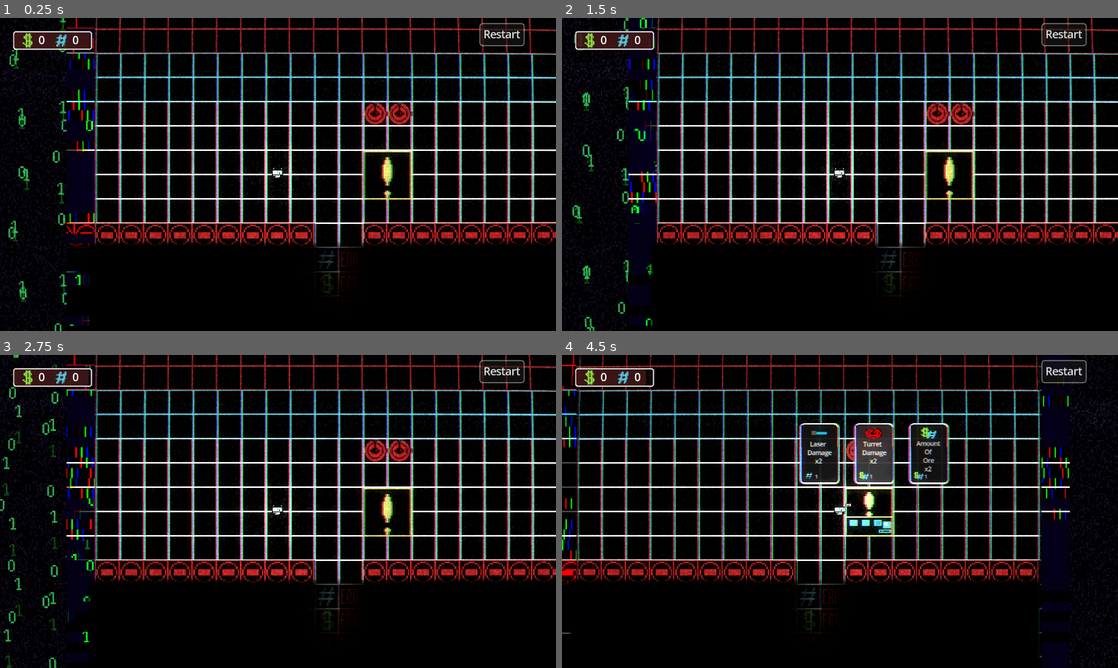
Above: before the commit, frames 1-4 (two rows, left to right).
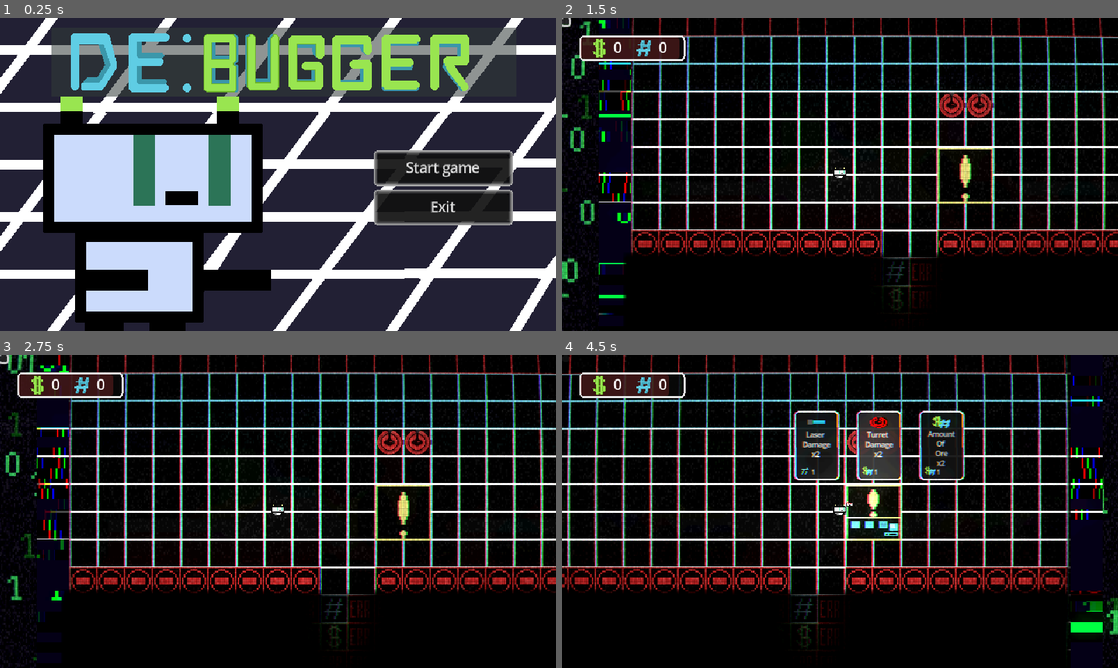
Above: after the commit, the same moments.

Repository: LexMalch/DebagerNew
Game: Godot game, scene res://scene/startsreen/start_screen.tscn
Two runs of this game, one before a commit and one after it. Both use one fixed random seed, a clock stepped at 60 frames per second and the inputs below. Before the commit the project starts from res://scene/main/main.tscn.
Inputs (mouse positions are in pixels of both pictures, inside the frame that each line leads up to; where the layout moved, square brackets give the same spot in the first picture):
- Up to frame 1 (0.25 s): no input
- Up to frame 2 (1.5 s): click "Restart" (after the commit: "Start game") at 0.5 s; click (567, 21) [1062, 33] at 1.25 s
- Up to frame 3 (2.75 s): click (5, 358) [500, 370] at 2 s
- Up to frame 4 (4.5 s): move the mouse to (962, 495) at 2.77 s; press the mouse at (962, 495) at 2.78 s; hold D (right) 2.78-3.5 s; tap 2 (fight_mode) at 2.85 s; release the mouse at (962, 495) at 3.5 s; click "Laser Damage x2" at 3.5 s; click "Turret Damage x2" at 4.25 s

The runs differ from the first frame. In frame 1, 91% of the frame differs, in the area x 0-100%, y 0-100%; in frame 2, 31%; in frame 3, 31%; in frame 4, 32%.

Commit message:
0.7.9

Diff:
--- a/project.godot
+++ b/project.godot
@@ -11,9 +11,13 @@
 [application]
 
 config/name="Debuger"
-run/main_scene="uid://b6nyv11ur5obw"
+run/main_scene="uid://bycweigvc6ki2"
 config/features=PackedStringArray("4.4", "GL Compatibility")
+boot_splash/bg_color=Color(0.217663, 0.21361, 0.429487, 0.8)
+boot_splash/fullsize=false
+boot_splash/image="uid://ohnuesme2d5k"
 config/icon="uid://dsugqpjr2mumg"
+boot_splash/minimum_display_time=30
 
 [autoload]
 
@@ -31,8 +35,7 @@
 window/size/resizable=false
 window/size/window_width_override=1280
 window/size/window_height_override=720
-window/stretch/aspect="ignore"
-window/stretch/scale_mode="integer"
+window/stretch/mode="viewport"
 window/vsync/vsync_mode=0
 
 [global_group]
@@ -122,6 +125,7 @@
 2d_physics/layer_2="Map"
 2d_physics/layer_3="Cave"
 2d_physics/layer_4="Coins"
+2d_physics/layer_5="enemy"
 
 [physics]
 
--- a/scene/feeler/feeler.tscn
+++ b/scene/feeler/feeler.tscn
@@ -103,7 +103,7 @@
 
 [node name="Feeler" type="StaticBody2D" groups=["ally", "feeler"]]
 collision_layer = 2
-collision_mask = 2
+collision_mask = 18
 script = ExtResource("1_p5h41")
 
 [node name="Sprite" type="AnimatedSprite2D" parent="."]
--- a/scene/player/player.gd
+++ b/scene/player/player.gd
@@ -34,10 +34,10 @@
 	if Input.is_action_just_pressed("zoom_in"):
 		$Camera2D.zoom+= Vector2(0.1,0.1)
 
-	if Input.is_action_just_pressed("zoom_out") and $Camera2D.zoom>= Vector2(1.6, 1.6):
+	if Input.is_action_just_pressed("zoom_out") and $Camera2D.zoom>= Vector2(1.0, 1.0):
 		$Camera2D.zoom-= Vector2(0.1,0.1)
 	if Input.is_action_just_pressed("zoom_reset"):
-		$Camera2D.zoom = Vector2(1.75,1.75)
+		$Camera2D.zoom = Vector2(1.0,1.0)
 	if Input.is_action_pressed("lmb"):
 		if dig_mode ==true and dig_av== true:
 			if $Laser/Beam.get_collider() and $Laser/Beam.get_collider().get("name") == "Cave":
@@ -52,7 +52,7 @@
 			if $Laser/Beam.get_collider() and $Laser/Beam.get_collider().is_in_group("enemys") and $Laser/Beam.get_collider().kd!= true:
 
 				var colider = $Laser/Beam.get_collider()
-				colider.get_damage(Globals.digging_speed*2)
+				colider.get_damage(Globals.digging_speed)
 				colider.kd = true
 				colider.kd_start()
 			else: return
--- a/scene/player/player.tscn
+++ b/scene/player/player.tscn
@@ -190,7 +190,6 @@
 shape = SubResource("RectangleShape2D_oybyf")
 
 [node name="Camera2D" type="Camera2D" parent="."]
-zoom = Vector2(1.75, 1.75)
 
 [node name="suck" type="Area2D" parent="."]
 collision_layer = 0
@@ -221,6 +220,7 @@
 scale = Vector2(0.5, 0.5)
 
 [node name="dig_timer" type="Timer" parent="."]
+wait_time = 0.5
 
 [node name="Laser" parent="." instance=ExtResource("26_04bvi")]
 unique_name_in_owner = true
--- /dev/null
+++ b/scene/startsreen/lose_srceen.tscn
@@ -0,0 +1,3 @@
+[gd_scene format=3 uid="uid://bmrs7ofv3y5xa"]
+
+[node name="Lose_srceen" type="Node2D"]
--- /dev/null
+++ b/scene/startsreen/start_screen.gd
@@ -0,0 +1,10 @@
+extends Node2D
+
+
+func _on_button_pressed_start():
+	var main = load("res://scene/main/main.tscn")
+	get_tree().change_scene_to_packed(main)
+
+
+func _on_button_2_pressed():
+	pass
--- a/scene/startsreen/start_screen.tscn
+++ b/scene/startsreen/start_screen.tscn
@@ -1,9 +1,91 @@
-[gd_scene load_steps=2 format=3 uid="uid://bycweigvc6ki2"]
+[gd_scene load_steps=5 format=3 uid="uid://bycweigvc6ki2"]
 
+[ext_resource type="Script" uid="uid://dvkq8nqvm51h1" path="res://scene/startsreen/start_screen.gd" id="1_2wpcw"]
 [ext_resource type="Texture2D" uid="uid://dcrcov3wbym4i" path="res://scene/startsreen/logo.png" id="1_oqu1e"]
 
+[sub_resource type="StyleBoxFlat" id="StyleBoxFlat_oqu1e"]
+bg_color = Color(0, 0, 0, 0.807843)
+border_width_left = 5
+border_width_top = 5
+border_width_right = 5
+border_width_bottom = 5
+border_color = Color(0.74558, 0.74558, 0.74558, 1)
+border_blend = true
+corner_radius_top_left = 5
+corner_radius_top_right = 5
+corner_radius_bottom_right = 5
+corner_radius_bottom_left = 5
+anti_aliasing = false
+
+[sub_resource type="StyleBoxFlat" id="StyleBoxFlat_2wpcw"]
+bg_color = Color(0, 0, 0, 0.807843)
+border_width_left = 5
+border_width_top = 5
+border_width_right = 5
+border_width_bottom = 5
+border_color = Color(0.74558, 0.74558, 0.74558, 1)
+border_blend = true
+corner_radius_top_left = 5
+corner_radius_top_right = 5
+corner_radius_bottom_right = 5
+corner_radius_bottom_left = 5
+anti_aliasing = false
+
 [node name="Start_screen" type="Node2D"]
+script = ExtResource("1_2wpcw")
 
-[node name="Logo" type="Sprite2D" parent="."]
-position = Vector2(320, 180)
+[node name="Control" type="Control" parent="."]
+layout_mode = 3
+anchors_preset = 15
+anchor_right = 1.0
+anchor_bottom = 1.0
+grow_horizontal = 2
+grow_vertical = 2
+
+[node name="PanelContainer" type="PanelContainer" parent="Control"]
+layout_mode = 1
+anchors_preset = 15
+anchor_right = 1.0
+anchor_bottom = 1.0
+offset_right = 640.0
+offset_bottom = 360.0
+grow_horizontal = 2
+grow_vertical = 2
+metadata/_edit_use_anchors_ = true
+
+[node name="TextureRect" type="TextureRect" parent="Control/PanelContainer"]
+layout_mode = 2
 texture = ExtResource("1_oqu1e")
+
+[node name="MarginContainer" type="MarginContainer" parent="Control/PanelContainer"]
+layout_mode = 2
+theme_override_constants/margin_top = 30
+theme_override_constants/margin_right = 50
+
+[node name="VBoxContainer" type="VBoxContainer" parent="Control/PanelContainer/MarginContainer"]
+layout_mode = 2
+size_flags_horizontal = 8
+size_flags_vertical = 4
+
+[node name="PanelContainer" type="PanelContainer" parent="Control/PanelContainer/MarginContainer/VBoxContainer"]
+layout_mode = 2
+size_flags_vertical = 3
+theme_override_styles/panel = SubResource("StyleBoxFlat_oqu1e")
+
+[node name="Button" type="Button" parent="Control/PanelContainer/MarginContainer/VBoxContainer/PanelContainer"]
+custom_minimum_size = Vector2(150, 30)
+layout_mode = 2
+text = "Start game"
+
+[node name="PanelContainer2" type="PanelContainer" parent="Control/PanelContainer/MarginContainer/VBoxContainer"]
+layout_mode = 2
+size_flags_vertical = 3
+theme_override_styles/panel = SubResource("StyleBoxFlat_2wpcw")
+
+[node name="Button2" type="Button" parent="Control/PanelContainer/MarginContainer/VBoxContainer/PanelContainer2"]
+custom_minimum_size = Vector2(150, 30)
+layout_mode = 2
+text = "Exit"
+
+[connection signal="pressed" from="Control/PanelContainer/MarginContainer/VBoxContainer/PanelContainer/Button" to="." method="_on_button_pressed_start"]
+[connection signal="pressed" from="Control/PanelContainer/MarginContainer/VBoxContainer/PanelContainer2/Button2" to="." method="_on_button_2_pressed"]
--- /dev/null
+++ b/scene/startsreen/win_srceen.tscn
@@ -0,0 +1,3 @@
+[gd_scene format=3 uid="uid://dl62in4qkgfw1"]
+
+[node name="Win_srceen" type="Node2D"]
--- a/scene/tower/tower.tscn
+++ b/scene/tower/tower.tscn
@@ -49,6 +49,7 @@
 z_index = 6
 y_sort_enabled = true
 collision_layer = 2
+collision_mask = 18
 script = ExtResource("1_nrt1x")
 
 [node name="Area2D" type="Area2D" parent="."]
--- a/scene/ui/control.gd
+++ b/scene/ui/control.gd
@@ -4,3 +4,7 @@
 	$HBoxContainer/MarginContainer/PanelContainer/MarginContainer/HBoxContainer/reshetkas.text = str(Globals.reshetkas)
 	$HBoxContainer/MarginContainer/PanelContainer/MarginContainer/ProgressBar.max_value = $"../../../Wall/Spawner/SpawnTimer".wait_time
 	$HBoxContainer/MarginContainer/PanelContainer/MarginContainer/ProgressBar.value = $"../../../Wall/Spawner/SpawnTimer".time_left
+
+
+func _on_button_pressed():
+	pass # Replace with function body.
--- a/scene/ui/control.tscn
+++ b/scene/ui/control.tscn
@@ -26,6 +26,19 @@
 corner_radius_bottom_right = 4
 corner_radius_bottom_left = 4
 
+[sub_resource type="StyleBoxFlat" id="StyleBoxFlat_8t1e4"]
+bg_color = Color(0, 0, 0, 1)
+border_width_left = 5
+border_width_top = 5
+border_width_right = 5
+border_width_bottom = 5
+border_color = Color(1, 1, 1, 1)
+corner_radius_top_left = 5
+corner_radius_top_right = 5
+corner_radius_bottom_right = 5
+corner_radius_bottom_left = 5
+anti_aliasing = false
+
 [sub_resource type="StyleBoxFlat" id="StyleBoxFlat_daosa"]
 bg_color = Color(0.6, 0.6, 0.6, 0)
 border_width_left = 2
@@ -46,7 +59,6 @@
 anchor_bottom = 1.0
 grow_horizontal = 2
 grow_vertical = 2
-scale = Vector2(1.5, 1.5)
 script = ExtResource("1_opgnf")
 
 [node name="HBoxContainer" type="HBoxContainer" parent="."]
@@ -118,19 +130,48 @@
 [node name="TypeTimer" type="Timer" parent="HBoxContainer/MarginContainer2/Label"]
 wait_time = 0.1
 
-[node name="Restart" type="HBoxContainer" parent="."]
+[node name="Settings" type="PanelContainer" parent="."]
+visible = false
+custom_minimum_size = Vector2(180, 200)
 layout_mode = 1
-offset_left = 736.0
-offset_top = 8.0
-offset_right = 805.0
-offset_bottom = 43.0
-size_flags_horizontal = 8
-size_flags_vertical = 8
+anchors_preset = 8
+anchor_left = 0.5
+anchor_top = 0.5
+anchor_right = 0.5
+anchor_bottom = 0.5
+offset_left = -20.0
+offset_top = -20.0
+offset_right = 20.0
+offset_bottom = 20.0
+grow_horizontal = 2
+grow_vertical = 2
+theme_override_styles/panel = SubResource("StyleBoxFlat_8t1e4")
 
-[node name="RestartButton" parent="Restart" instance=ExtResource("5_daosa")]
+[node name="HBoxContainer" type="VBoxContainer" parent="Settings"]
 layout_mode = 2
-size_flags_horizontal = 8
+size_flags_horizontal = 4
+size_flags_vertical = 0
+
+[node name="Button" type="Button" parent="Settings/HBoxContainer"]
+layout_mode = 2
+size_flags_horizontal = 4
+size_flags_vertical = 0
+text = "mute sound"
+
+[node name="Restart" type="HBoxContainer" parent="Settings/HBoxContainer"]
+layout_mode = 2
+size_flags_vertical = 10
+
+[node name="RestartButton" parent="Settings/HBoxContainer/Restart" instance=ExtResource("5_daosa")]
+layout_mode = 2
+size_flags_horizontal = 3
 size_flags_vertical = 0
 theme_override_styles/panel = SubResource("StyleBoxFlat_daosa")
 
+[node name="Button" type="Button" parent="."]
+layout_mode = 0
+offset_right = 8.0
+offset_bottom = 8.0
+
 [connection signal="timeout" from="HBoxContainer/MarginContainer2/Label/TypeTimer" to="HBoxContainer/MarginContainer2/Label" method="_on_type_timer_timeout"]
+[connection signal="pressed" from="Button" to="." method="_on_button_pressed"]
Binary file changed: art/pics/Sprite-0001.png
Not shown, changed: art/pics/Sprite-0001.png.import
Not shown, added: scene/startsreen/start_screen.gd.uid
Not shown: 1 places in scene/ui/control.tscn that only renumber resources
